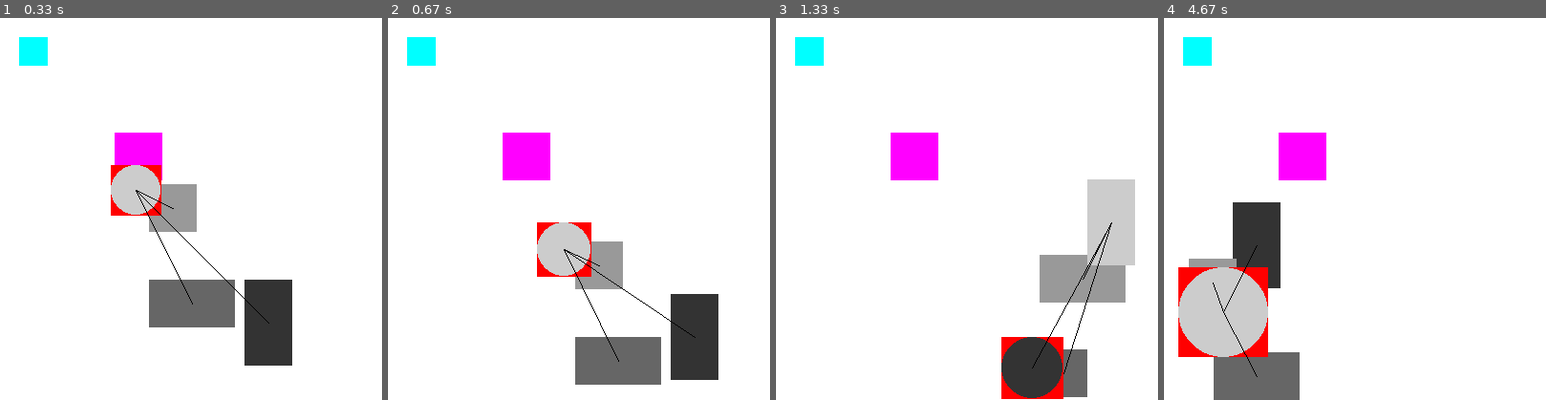
Above: before the commit, frames 1-4 (left to right).
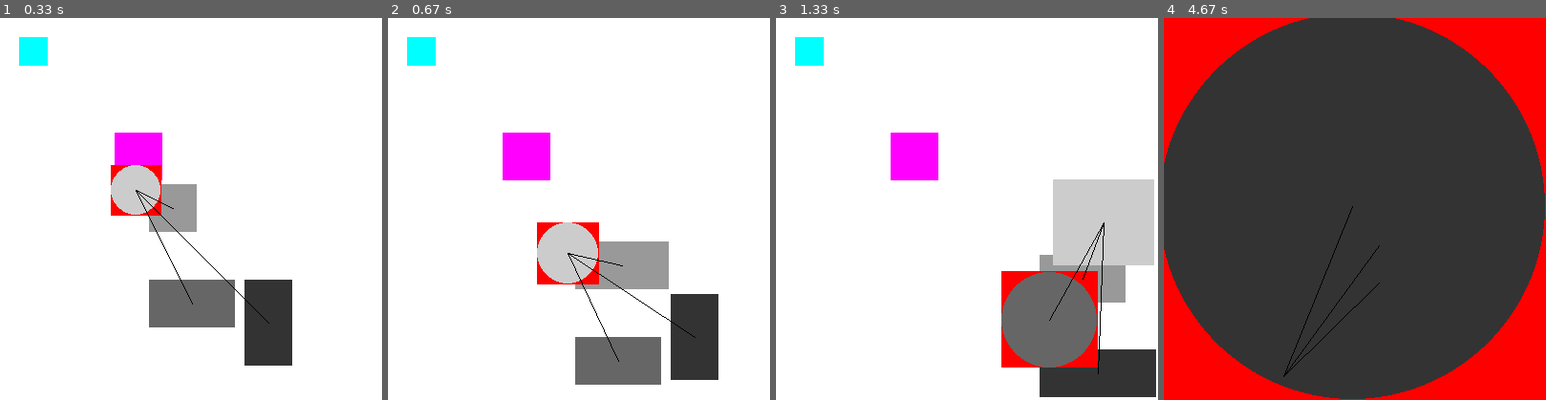
Above: after the commit, the same moments.

Repository: PatrykCiwinski/WSBdzien6
Game: pygame game, started from refactoring_kwadracikow.py
The game is run twice, just before and just after one commit, with the same random seed, the same clock (stepped at 60 frames per second) and the same inputs.
Inputs (mouse positions are in pixels of both pictures, inside the frame that each line leads up to):
- Up to frame 1 (0.33 s): no input
- Up to frame 2 (0.67 s): press the mouse at (701, 197) at 0.37 s; move the mouse to (640, 216) at 0.47 s; release the mouse at (579, 231) at 0.6 s
- Up to frame 3 (1.33 s): press the mouse at (1089, 197) at 0.7 s; move the mouse to (967, 174) at 0.8 s; release the mouse at (848, 151) at 0.93 s; press the mouse at (1089, 197) at 1.03 s; move the mouse to (978, 132) at 1.13 s; release the mouse at (867, 67) at 1.27 s
- Up to frame 4 (4.67 s): press the mouse at (1477, 197) at 1.37 s; move the mouse to (1416, 224) at 1.47 s; release the mouse at (1358, 247) at 1.6 s; press the mouse at (1477, 197) at 1.7 s; move the mouse to (1389, 163) at 1.8 s; release the mouse at (1301, 128) at 1.93 s; press the mouse at (1477, 197) at 2.03 s; move the mouse to (1343, 163) at 2.13 s; release the mouse at (1209, 124) at 2.27 s; press the mouse at (1477, 197) at 2.37 s; move the mouse to (1355, 178) at 2.47 s; release the mouse at (1232, 159) at 2.6 s; press the mouse at (1477, 197) at 2.7 s; move the mouse to (1423, 193) at 2.8 s; release the mouse at (1370, 193) at 2.93 s; press the mouse at (1477, 197) at 3.03 s; move the mouse to (1484, 247) at 3.13 s; release the mouse at (1492, 296) at 3.27 s; press the mouse at (1477, 197) at 3.37 s; move the mouse to (1374, 166) at 3.47 s; release the mouse at (1270, 140) at 3.6 s; press the mouse at (1477, 197) at 3.7 s; move the mouse to (1397, 197) at 3.8 s; release the mouse at (1316, 193) at 3.93 s; press the mouse at (1477, 197) at 4.03 s; move the mouse to (1377, 159) at 4.13 s; release the mouse at (1282, 117) at 4.27 s; press the mouse at (1477, 197) at 4.37 s; move the mouse to (1347, 270) at 4.47 s; release the mouse at (1221, 342) at 4.6 s

Frame 1 is identical in both runs. In frame 2, 2.6% of the frame differs, in the area x 39-74%, y 53-86%; in frame 3, 13%; in frame 4, 97%, in the area x 0-100%, y 0-100%.

Commit message:
mouse clicks

Diff:
--- a/refactoring_kwadracikow.py
+++ b/refactoring_kwadracikow.py
@@ -15,12 +15,8 @@
         self.y = y
         self.krok_x = 2
         self.krok_y = 3
-        if self._czy_ustawiac_wymiary:
-            self.szerokosc = 50
-            self.wysokosc = 50
-    @property
-    def _czy_ustawiac_wymiary(self):
-        return True
+        self.szerokosc = 50
+        self.wysokosc = 50
     @property
     def srodek_obiektu_x(self):
         return self.x + self.szerokosc / 2
@@ -62,14 +58,17 @@
         pygame.draw.rect(background, (255, 0, 0), (self.x, self.y, self.szerokosc, self.wysokosc))
         pygame.draw.circle(background, self.kolor, (self.x + self.promien, self.y + self.promien), self.promien)
     @property
-    def _czy_ustawiac_wymiary(self):
-        return False
-    @property
     def wysokosc(self):
         return 2 * self.promien
     @property
     def szerokosc(self):
         return 2 * self.promien
+    @szerokosc.setter
+    def szerokosc(self, nowa_szerokosc):
+        self.promien=nowa_szerokosc/2
+    @wysokosc.setter
+    def wysokosc(self, nowa_wysokosc):
+        self.promien= nowa_wysokosc / 2
     def update(self):
         super(Kolo, self).update()
         self.promien += self.krok_zmiany_promienia
@@ -127,4 +126,11 @@
     for idx, o in enumerate(posortowane_obiekty):
         stopien_szarosci = (len(posortowane_obiekty) - idx) / (len(posortowane_obiekty) + 1)
         o.stopien_szarosci = stopien_szarosci
+    guzik1, guzik2,guzik3=pygame.mouse.get_pressed()
+    if guzik1:
+        obiekt_najblizszy_myszcze.szerokosc+=4
+    elif guzik3:
+        obiekt_najblizszy_myszcze.szerokosc-=4
+    elif guzik2:
+        obiekt_najblizszy_myszcze.wysokosc+=2
 pygame.quit()
